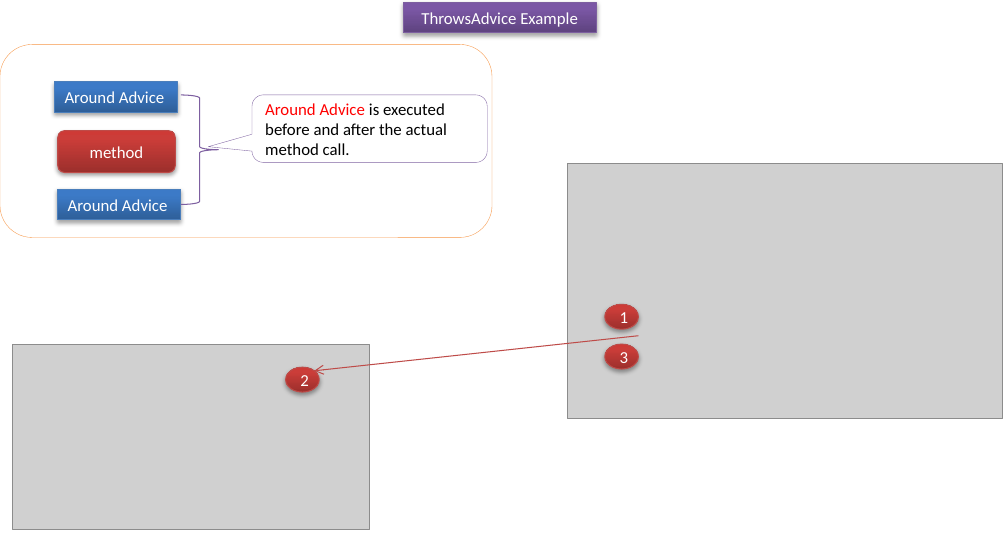
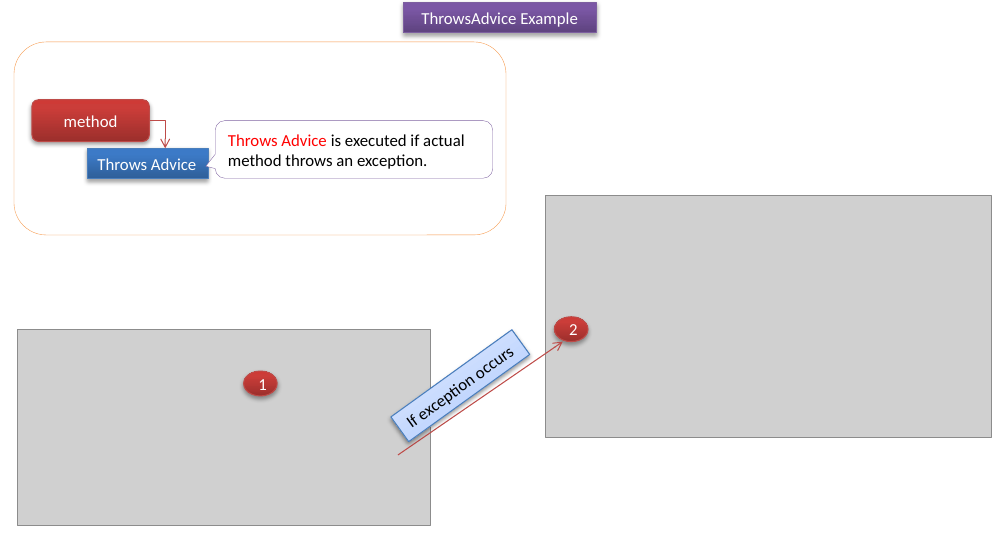
Before and after one commit to ramram43210/javaee, a slide deck: slide 1 of Later/Spring/9_AOP/7/AOP_ThrowsAdvice Example.pptx. Drawn at 1008x554 pixels with LibreOffice and Linux fonts; fonts in the diff are those of the drawing; grey boxes stand for pictures. Boxes give left, top, right and bottom in pixels: in the first picture for what was removed or moved away, otherwise in the second. Text is boxed around its words. In the diff, an @@ line names an element or a change of style, - is before the commit and + after.

```diff
--- a/Later/Spring/9_AOP/7/AOP_ThrowsAdvice Example.pptx
+++ b/Later/Spring/9_AOP/7/AOP_ThrowsAdvice Example.pptx
@@ rounded rectangle: place and size @@
-rounded rectangle at [0, 44, 492, 238]
+rounded rectangle at [14, 42, 506, 236]
@@ rectangle removed at [54, 82, 177, 112] @@
-Around Advice
@@ rounded rectangle "method": place and size @@
-rounded rectangle "method" at [57, 131, 175, 173]
+rounded rectangle "method" at [32, 100, 150, 142]
@@ right brace removed at [180, 95, 218, 205] @@
@@ rectangle "Throws Advice": place and size @@
-rectangle "Throws Advice" at [57, 190, 180, 220]
+rectangle "Throws Advice" at [88, 148, 209, 178]
@@ elbow arrow added from (149, 121) to (165, 148), #BF4C48 0.75 pt @@
@@ rounded speech box "Throws Advice is executed if ...": place and size @@
-rounded speech box "Throws Advice is executed if ..." at [252, 95, 487, 162]
+rounded speech box "Throws Advice is executed if ..." at [216, 121, 493, 178]
@@ rounded speech box "Throws Advice is executed if ..." at [216, 121, 493, 178]: proportions changed @@
@@ text in rounded speech box at [228, 134, 464, 169]: text changed @@
-Around Advice is executed before and after the actual method call.
+Throws Advice is executed if actual method throws an exception.
@@ text in rectangle at [97, 158, 196, 170]: text changed @@
-Around Advice
+Throws Advice
@@ picture: place and size @@
-picture at [566, 163, 1002, 418]
+picture at [546, 196, 992, 437]
@@ ellipse "2": place and size @@
-ellipse "2" at [285, 368, 319, 393]
+ellipse "2" at [554, 317, 588, 342]
@@ picture: place and size @@
-picture at [13, 345, 370, 530]
+picture at [17, 330, 430, 526]
@@ rectangle added at [391, 330, 530, 442], fill gradient #A4C4FF to #BFD4FF to #E6EEFF, outline #4B7EBC 0.75 pt, 12 pt, text #000000 @@
+If exception occurs
@@ arrow moved from (638, 336) - (314, 371) to (398, 456) - (562, 342) @@
@@ ellipse removed at [605, 345, 638, 370] @@
-3
@@ ellipse "1": place and size @@
-ellipse "1" at [605, 304, 638, 330]
+ellipse "1" at [244, 371, 277, 396]
```
Also in this commit, not shown: 2 other slides changed, 20 other files.
